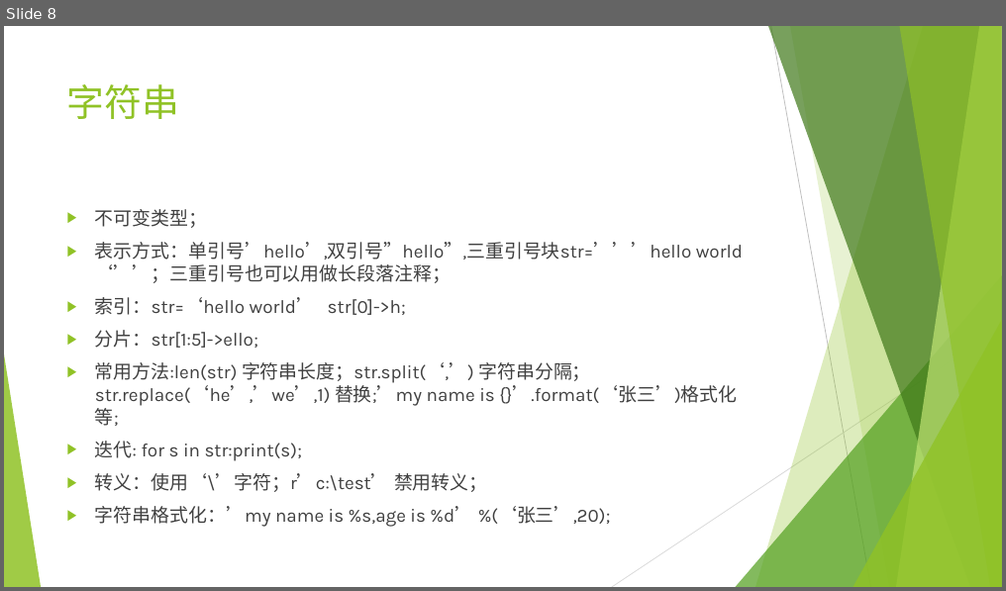
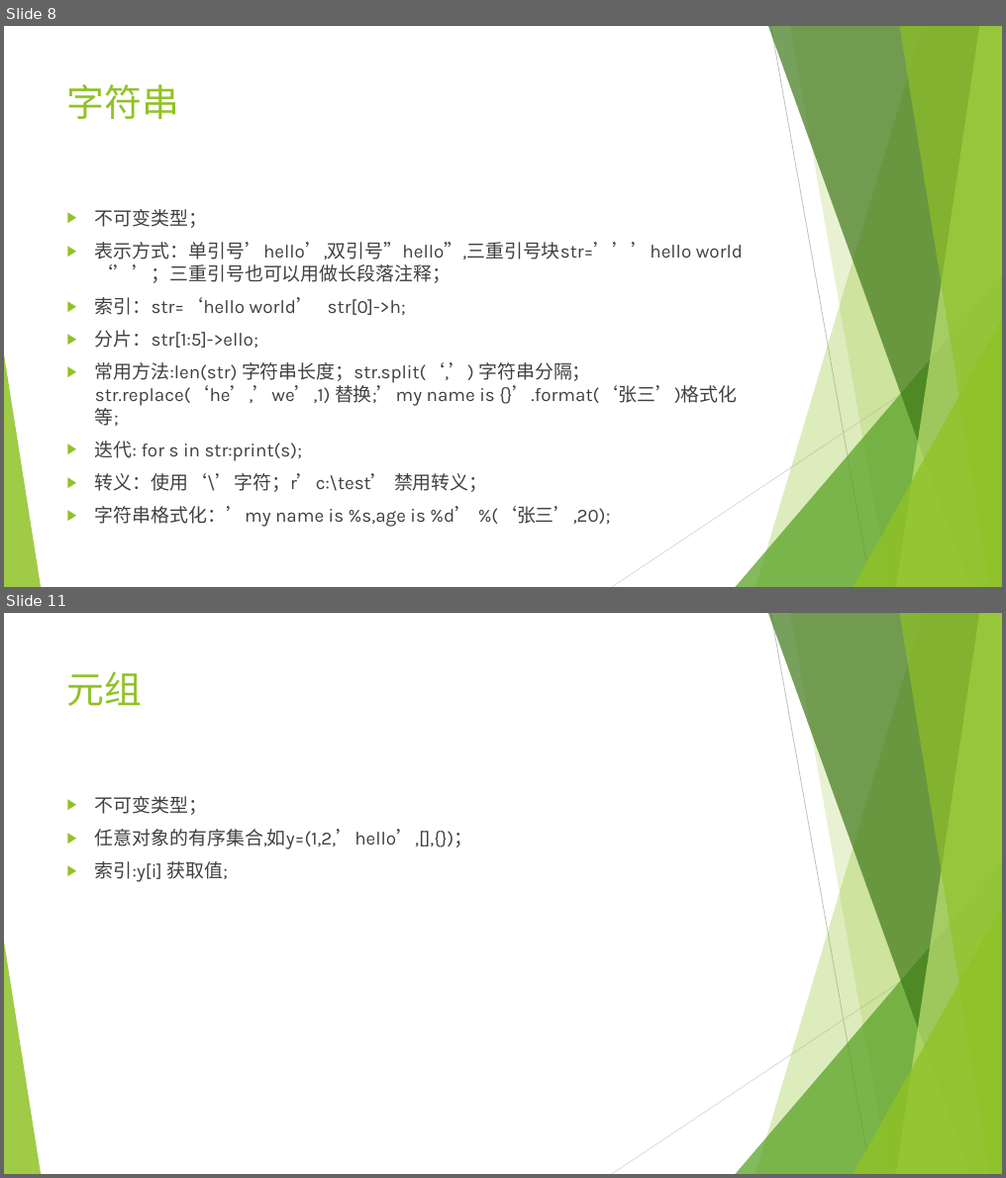
Before and after one commit to mrzhangs1015916/LearnPython, a slide deck: python.pptx. Shown one above the other, each under a label of ours: slide 8 before the commit, slides 8 and 11 after it; the slides between them are not shown. The pictures are 1006x591 and 1006x1178 pixels, drawn with LibreOffice and Linux fonts; fonts in the diff are those of the drawing. Boxes give left, top, right and bottom in pixels: in the first picture for what was removed or moved away, otherwise in the second. Text is boxed around its words. In the diff, an @@ line names an element or a change of style, - is before the commit and + after.

```diff
--- a/python.pptx
+++ b/python.pptx
@@ slide 11 added at <box>4,613,1002,1174</box>, background #FFFFFF; not listed: 10 template elements that a slide beside it also shows @@
@@ title added at <box>67,671,143,706</box>, 36 pt, text #90C226 @@
+元组
@@ text added at <box>95,796,472,882</box>, 18 pt, text #404040 @@
+▶ 不可变类型；
+▶ 任意对象的有序集合,如y=(1,2,’hello’,[],{})；
+▶ 索引:y[i] 获取值;
```
Also in this commit, not shown: 8 other slides added.
